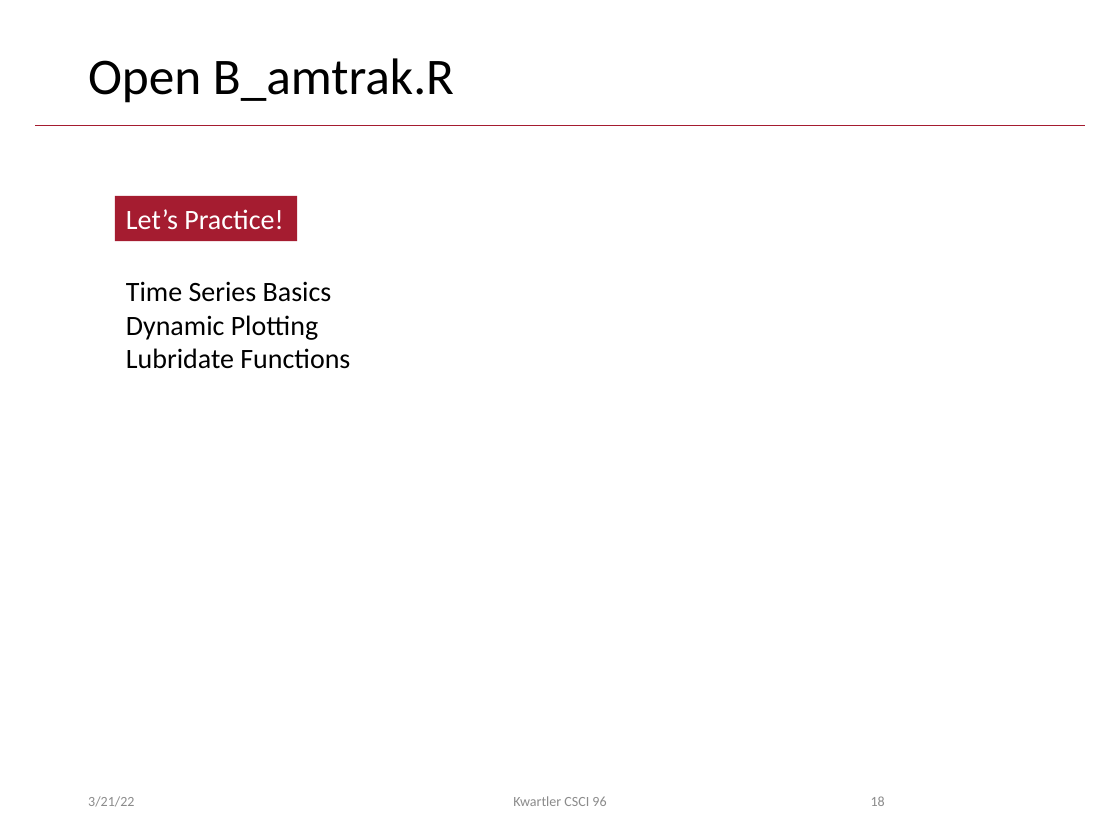
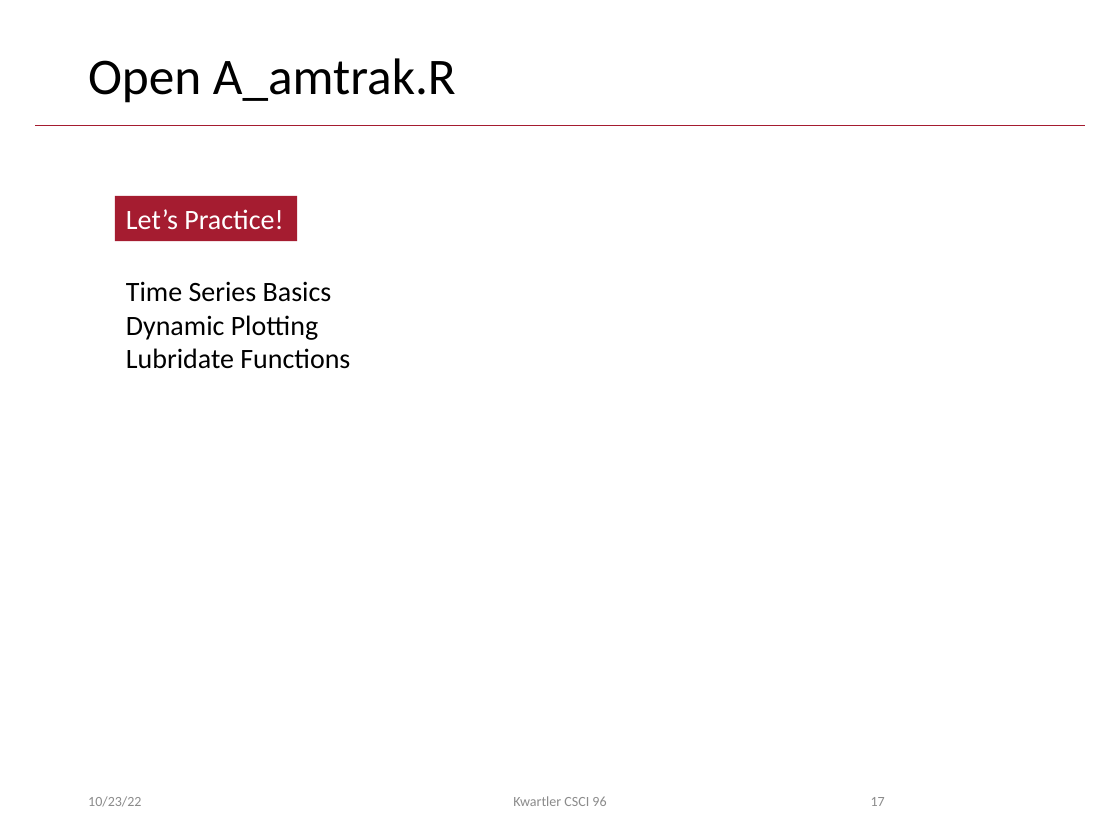
Before and after one commit to kwartler/Harvard_DataMining_Business_Student, a slide deck: slide 17 of Lessons/G_TimeSeries_Equities/A_TimeSeries.pptx (slide 18 before the commit). Drawn at 1120x840 pixels with LibreOffice and Linux fonts; fonts in the diff are those of the drawing; background and template pictures are left out. Boxes give left, top, right and bottom in pixels: in the first picture for what was removed or moved away, otherwise in the second. Text is boxed around its words. In the diff, an @@ line names an element or a change of style, - is before the commit and + after.

```diff
--- a/Lessons/G_TimeSeries_Equities/A_TimeSeries.pptx
+++ b/Lessons/G_TimeSeries_Equities/A_TimeSeries.pptx
@@ title at [88, 58, 456, 103]: text changed @@
-Open B_amtrak.R
+Open A_amtrak.R
@@ text at [88, 796, 141, 807]: text changed @@
-3/21/22
+10/23/22
@@ page number at [871, 797, 885, 806]: text changed @@
-18
+17
```
Also in this commit, not shown: 50 other slides changed, 1 slide removed.
